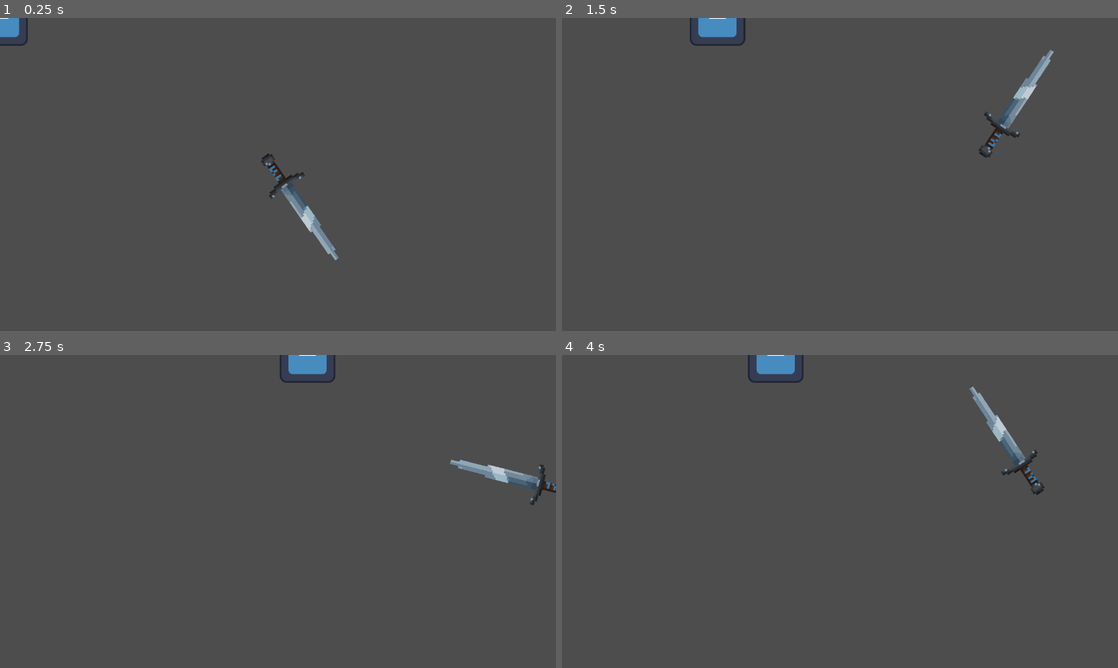
Above: before the commit, frames 1-4 (two rows, left to right).
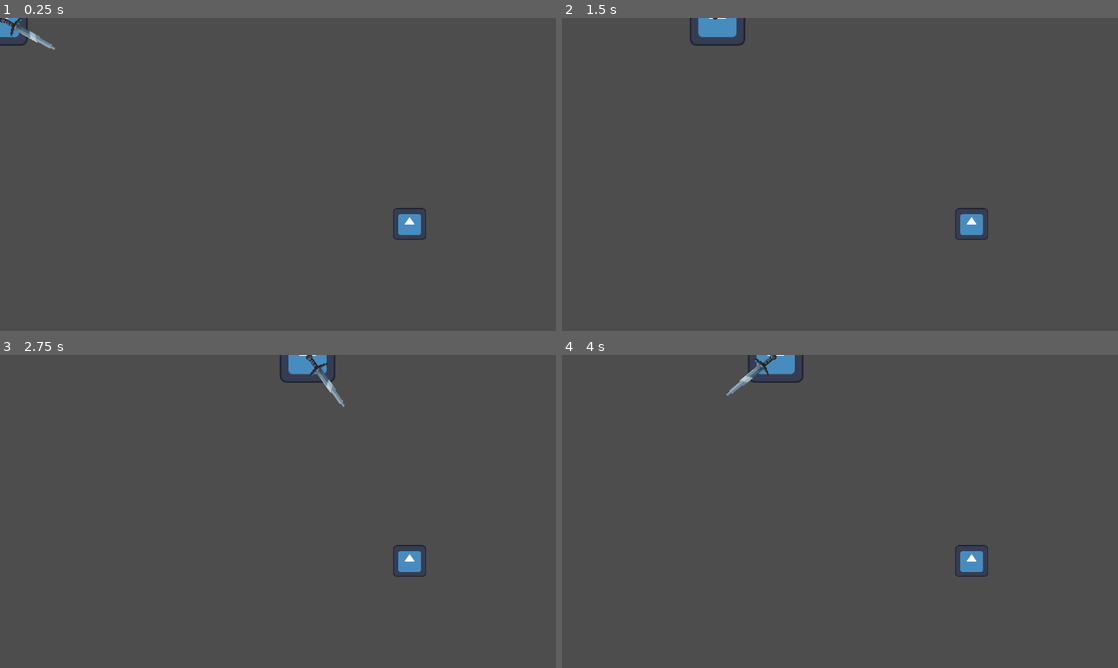
Above: after the commit, the same moments.

Repository: AntonioLive8166GameDev/runes-of-the-forsaken
Game: Godot game, scene res://scenes/test scenes/test_scene.tscn
The game is run twice, just before and just after one commit, with the same random seed, the same clock (stepped at 60 frames per second) and the same inputs. This scene is started directly instead of the project's main scene. The engine's default icon, where the game draws it, is replaced by a stand-in: a white triangle on a blue panel in a dark square.
Inputs (mouse positions are in pixels of both pictures, inside the frame that each line leads up to):
- Up to frame 1 (0.25 s): no input
- Up to frame 2 (1.5 s): tap Enter at 0.5 s; move the mouse to (962, 158) at 0.52 s; hold D (right) 0.53-1.25 s; tap Backspace at 0.6 s; click (962, 158) at 0.67 s; drag from (728, 190) to (1040, 168) at 1.27 s
- Up to frame 3 (2.75 s): move the mouse to (333, 442) at 2.02 s; hold D (right) from 2.03 s (still down); tap F at 2.1 s; click (333, 442) at 2.17 s
- Up to frame 4 (4 s): release D (right) at 2.75 s; drag from (812, 574) to (673, 464) at 2.77 s; move the mouse to (1006, 558) at 3.52 s; hold A (left) from 3.53 s (still down); tap Z at 3.6 s; click (1006, 558) at 3.67 s

The runs differ from the first frame. In frame 1, 1.3% of the frame differs, in the area x 0-77%, y 0-78%; in frame 2, 1.1%; in frame 3, 1.3%; in frame 4, 1.3%, in the area x 29-87%, y 0-71%.

Commit message:
Sinergia arma-enemigo implementada.

Diff:
--- a/project.godot
+++ b/project.godot
@@ -41,7 +41,9 @@
 
 [global_group]
 
-player="Playable characters"
+enemies="Any kind of enemies."
+players="Playable characters"
+weapons="Any kind of weapon or proyectile destinated to damage enemies."
 
 [input]
 
--- a/scenes/Enemies/simple_enemy.gd
+++ b/scenes/Enemies/simple_enemy.gd
@@ -5,19 +5,36 @@
 
 func _ready():
 	current_health = max_health
-	input_pickable = true  # Detectar clicks
 
-func _input_event(viewport, event, shape_idx):
-	if event is InputEventMouseButton and event.pressed and event.button_index == MOUSE_BUTTON_LEFT:
-		take_damage(25)  # Cantidad de daño
 
 func take_damage(amount: int):
 	current_health -= amount
 	print("Enemigo recibió daño. Salud restante:", current_health)
 
 	if current_health <= 0:
+		# TODO: Realizar animación (cuando haya assets xd).
 		die()
 
 func die():
 	print("¡El enemigo ha sido derrotado!")
-	queue_free()  # Elimina al enemigo de la escena
+	queue_free()  # Elimina al enemigo de la escena.
+
+
+# Cuando el enemigo es atacado, conecta la señal "attack" con take_damage().
+func _on_damage_trigger_weapon_entered(weapon: Area2D) -> void:
+	# Verifica si el objeto es efectivamente un arma o proyectil y si la señal aún no está conectada.
+	if weapon.is_in_group("weapons") and not weapon.is_connected("attack", take_damage):
+		weapon.connect("attack", take_damage);
+		if weapon.is_connected("attack", take_damage):
+			print("signal \"attack\" connected to take_damage()")
+
+
+# Cuando el arma salga del cuerpo, desconecta la señal para evitar recibir daño por bluetooth XD.
+func _on_damage_trigger_weapon_exited(weapon: Area2D) -> void:
+	# Se espera un poco para aumentar un poco la vulnerabilidad.
+	await get_tree().create_timer(.5).timeout
+	# Verifica si el objeto es efectivamente un arma o proyectil y si la señal aún está conectada.
+	if weapon.is_in_group("weapons") and weapon.is_connected("attack", take_damage):
+		weapon.disconnect("attack", take_damage);
+		if not weapon.is_connected("attack", take_damage):
+			print("signal \"attack\" disconected from take_damage()")
--- a/scenes/Enemies/simple_enemy.tscn
+++ b/scenes/Enemies/simple_enemy.tscn
@@ -1,21 +1,28 @@
 [gd_scene load_steps=4 format=3 uid="uid://b4aaws6hqf22g"]
 
-[ext_resource type="Script" uid="uid://enae544vi0sq" path="res://simple_enemy.gd" id="1_0e48y"]
-[ext_resource type="Texture2D" uid="uid://cklssqdwwm3gt" path="res://icon.svg" id="2_epypp"]
+[ext_resource type="Script" uid="uid://drs7gon0g0mmj" path="res://scenes/Enemies/simple_enemy.gd" id="1_0e48y"]
+[ext_resource type="Texture2D" uid="uid://bi61aj358uhuq" path="res://icon.svg" id="2_epypp"]
 
 [sub_resource type="RectangleShape2D" id="RectangleShape2D_0hol4"]
 size = Vector2(72, 70)
 
-[node name="Simple Enemy" type="CharacterBody2D"]
+[node name="SimpleEnemy" type="CharacterBody2D" groups=["enemies"]]
 script = ExtResource("1_0e48y")
 metadata/_edit_group_ = true
 
-[node name="Enemy" type="Sprite2D" parent="."]
-position = Vector2(800, 523)
+[node name="EnemySprite" type="Sprite2D" parent="."]
 scale = Vector2(0.597656, 0.570312)
 texture = ExtResource("2_epypp")
 
-[node name="CollisionShape2D" type="CollisionShape2D" parent="."]
-position = Vector2(800, 523)
+[node name="EnemyCollision" type="CollisionShape2D" parent="."]
 shape = SubResource("RectangleShape2D_0hol4")
 one_way_collision_margin = 0.0
+
+[node name="DamageTrigger" type="Area2D" parent="." groups=["enemies"]]
+
+[node name="TriggerCollision" type="CollisionShape2D" parent="DamageTrigger"]
+shape = SubResource("RectangleShape2D_0hol4")
+one_way_collision_margin = 0.0
+
+[connection signal="area_entered" from="DamageTrigger" to="." method="_on_damage_trigger_weapon_entered"]
+[connection signal="area_exited" from="DamageTrigger" to="." method="_on_damage_trigger_weapon_exited"]
--- a/scenes/levels/arcade_level.gd
+++ b/scenes/levels/arcade_level.gd
@@ -23,7 +23,7 @@
 	# Añade el jugador a la escena y cambia su posición.
 	add_child(_player_instance)
 	$Player.position = $PlayerStartPos.position
-	# TODO: Instancia de enemigos, items y esa wea yatusabe
+	# TODO: Instancia de enemigos, items y esa wea yatusabe.
 
 
 ## Wmite [signal ArcadeLevel.level_ended] y elimina la escena actual del árbol de escenas.
--- a/scenes/player/player.gd
+++ b/scenes/player/player.gd
@@ -3,7 +3,7 @@
 ## Clase diseñada para los personajes jugables.
 ##
 ## Incluye una función para controlar el movimiento y variables para sus estadísticas.
-## @experimental
+## @experimental: Aún faltan algunas estadísticas y métodos.
 
 @export_group("Estadísticas")
 @export var speed : int = 100
@@ -21,3 +21,6 @@
 	velocity.x = GLOBAL.get_axis().x * speed
 	velocity.y = GLOBAL.get_axis().y * -speed
 	move_and_slide()
+
+
+# INFO: BasicSword fue añadido temporalmente como hijo, pero debería cambiarse esto al implementar más armas.
--- a/scenes/player/player.tscn
+++ b/scenes/player/player.tscn
@@ -1,13 +1,13 @@
-[gd_scene load_steps=4 format=3 uid="uid://db4qtrsxneyfy"]
+[gd_scene load_steps=5 format=3 uid="uid://db4qtrsxneyfy"]
 
 [ext_resource type="Texture2D" uid="uid://bi61aj358uhuq" path="res://icon.svg" id="1_c8d3o"]
-
 [ext_resource type="Script" uid="uid://b41grhs8bat86" path="res://scenes/player/player.gd" id="1_nll68"]
+[ext_resource type="PackedScene" uid="uid://dtd0gsdhcdx37" path="res://scenes/weapons/basic_sword.tscn" id="3_gmlin"]
 
 [sub_resource type="RectangleShape2D" id="RectangleShape2D_abm34"]
 size = Vector2(110, 110)
 
-[node name="Player" type="CharacterBody2D" groups=["player"]]
+[node name="Player" type="CharacterBody2D" groups=["players"]]
 script = ExtResource("1_nll68")
 speed = 500
 
@@ -16,3 +16,6 @@
 
 [node name="PlayerCollision" type="CollisionShape2D" parent="."]
 shape = SubResource("RectangleShape2D_abm34")
+
+[node name="BasicSword" parent="." instance=ExtResource("3_gmlin")]
+scale = Vector2(2.5, 2.5)
--- a/scenes/test scenes/test_scene.tscn
+++ b/scenes/test scenes/test_scene.tscn
@@ -1,12 +1,11 @@
 [gd_scene load_steps=3 format=3 uid="uid://e1jqbwru8k53"]
 
 [ext_resource type="PackedScene" uid="uid://db4qtrsxneyfy" path="res://scenes/player/player.tscn" id="1_a6juh"]
-[ext_resource type="PackedScene" uid="uid://dtd0gsdhcdx37" path="res://scenes/weapons/basic_sword.tscn" id="2_47v3h"]
+[ext_resource type="PackedScene" uid="uid://b4aaws6hqf22g" path="res://scenes/Enemies/simple_enemy.tscn" id="2_a6juh"]
 
 [node name="TestScene" type="Node2D"]
 
 [node name="Player" parent="." instance=ExtResource("1_a6juh")]
 
-[node name="BasicSword" parent="Player" instance=ExtResource("2_47v3h")]
-position = Vector2(610, 317)
-scale = Vector2(5, 5)
+[node name="SimpleEnemy" parent="." instance=ExtResource("2_a6juh")]
+position = Vector2(943, 474)
--- a/scenes/weapons/basic_sword.gd
+++ b/scenes/weapons/basic_sword.gd
@@ -4,44 +4,41 @@
 
 @export var damage: int = 20
 
-# Variable que indica si se está atacando o no. (Inicia en falso)
+# Variable que indica si se está atacando o no. (Inicia en falso).
 var is_attacking: bool = false
 
 func _process(_delta: float) -> void:
-	# Cuando no se está atacando, la espada sigue apuntando hacia el mouse
+	# Cuando no se está atacando, la espada sigue apuntando hacia el mouse.
 	if not is_attacking:
 		look_at(get_global_mouse_position())
 
 func _input(event):
-	# Verifica si se ha presionado el botón izquierdo del mouse
+	# Verifica si se ha presionado el botón izquierdo del mouse.
 	if event is InputEventMouseButton:
 		if event.button_index == MOUSE_BUTTON_LEFT and event.pressed and not is_attacking:
 			perform_attack()
 
 func perform_attack() -> void:
-	# Marca que se está realizando un ataque, evitando que se interrumpa el ataque con otro ataque
+	# Marca que se está realizando un ataque, evitando que se interrumpa el ataque con otro ataque.
 	is_attacking = true
 
-	# Emite la señal "attack" para que un enemigo conectado se le pueda aplicar daño
-	emit_signal("attack", damage)
-
-	# Guarda la rotación inicial y calcula la rotación objetivo (135° hacia la derecha)
+	# Guarda la rotación inicial y calcula la rotación objetivo (135° hacia la derecha).
 	var initial_rotation = rotation
 	var attack_rotation = initial_rotation + deg_to_rad(135)
 
-	# tween para el efecto visual (animación)
+	# tween para el efecto visual (animación).
 	var tween = get_tree().create_tween()
-	# Primer tramo: gira 135° en 0.2 s (derecha)
+	# Primer tramo: gira 135° en 0.2 s (derecha).
 	tween.tween_property(self, "rotation", attack_rotation, 0.2)\
 		 .set_trans(Tween.TRANS_QUAD).set_ease(Tween.EASE_OUT)
 	# Segundo tramo: vuelve a la rotación inicial en 0.2 s
 	tween.tween_property(self, "rotation", initial_rotation, 0.2)\
 		 .set_trans(Tween.TRANS_QUAD).set_ease(Tween.EASE_IN)
-	# Al terminar las dos fases, lanzamos la transición final (posición actual del puntero)
+	# Al terminar las dos fases, lanzamos la transición final (posición actual del puntero).
 	tween.connect("finished", Callable(self, "_on_attack_animation_finished"))
 
 func _on_attack_animation_finished() -> void:
-	# Capturamos dónde está el mouse ahora y tween a esa rotación en 0.2 s
+	# Capturamos dónde está el mouse ahora y tween a esa rotación en 0.2 s.
 	var target_angle = (get_global_mouse_position() - global_position).angle()
 	var tween = get_tree().create_tween()
 	tween.tween_property(self, "rotation", target_angle, 0.2)\
@@ -49,5 +46,11 @@
 	tween.connect("finished", Callable(self, "_attack_finished"))
 
 func _attack_finished() -> void:
-	# Finaliza el ataque y reanuda el seguimiento normal del mouse
+	# Finaliza el ataque y reanuda el seguimiento normal del mouse.
 	is_attacking = false
+
+
+# Emite la señal "attack" si se está atacando para dañar al enemigo.
+func _on_enemy_entered(enemy: Area2D) -> void:
+	if enemy.is_in_group("enemies") and is_attacking:
+		emit_signal("attack", damage)
--- a/scenes/weapons/basic_sword.tscn
+++ b/scenes/weapons/basic_sword.tscn
@@ -6,7 +6,7 @@
 [sub_resource type="RectangleShape2D" id="RectangleShape2D_eapll"]
 size = Vector2(10, 60)
 
-[node name="BasicSword" type="Area2D"]
+[node name="BasicSword" type="Area2D" groups=["weapons"]]
 script = ExtResource("1_vggck")
 
 [node name="BasicSwordSprite" type="Sprite2D" parent="."]
@@ -18,3 +18,5 @@
 position = Vector2(30, 0)
 rotation = 1.5708
 shape = SubResource("RectangleShape2D_eapll")
+
+[connection signal="area_entered" from="." to="." method="_on_enemy_entered"]
Not shown, changed: addons/Todo_Manager/todo.cfg
Not shown, changed: kanban_tasks_data.kanban
